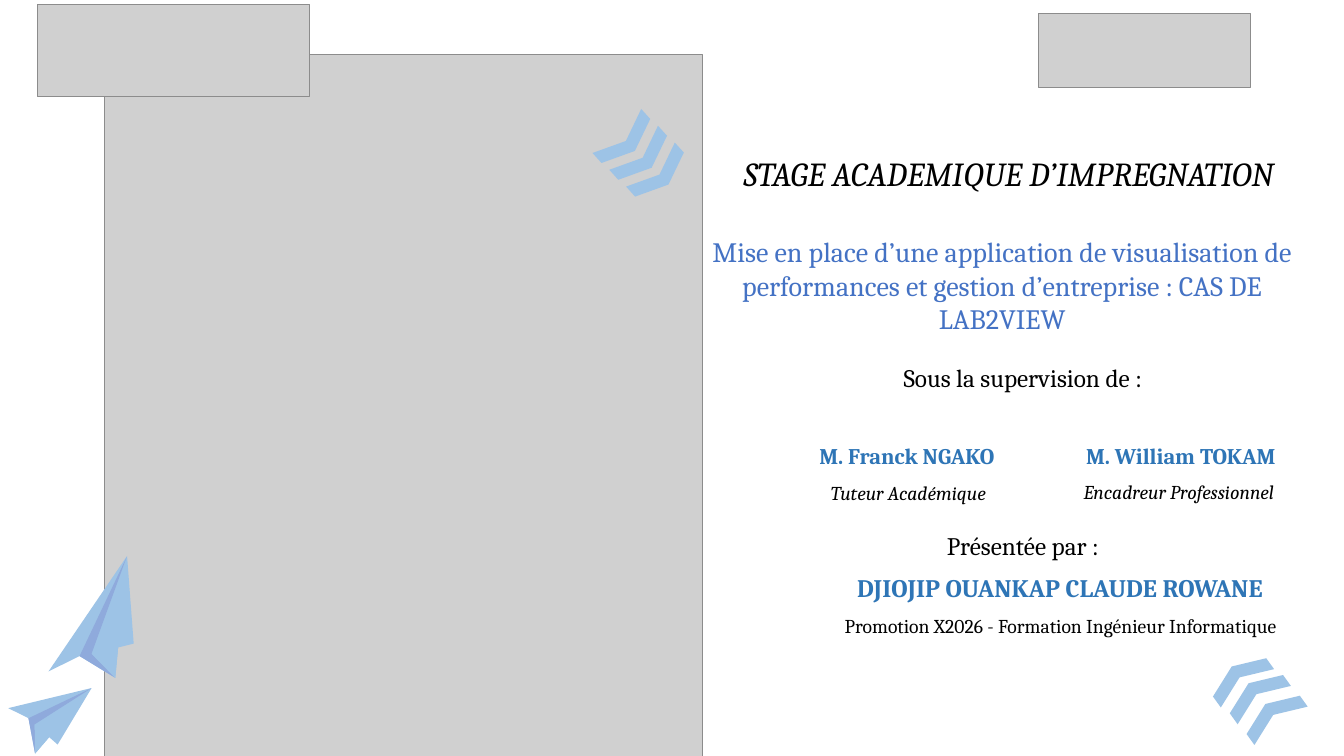
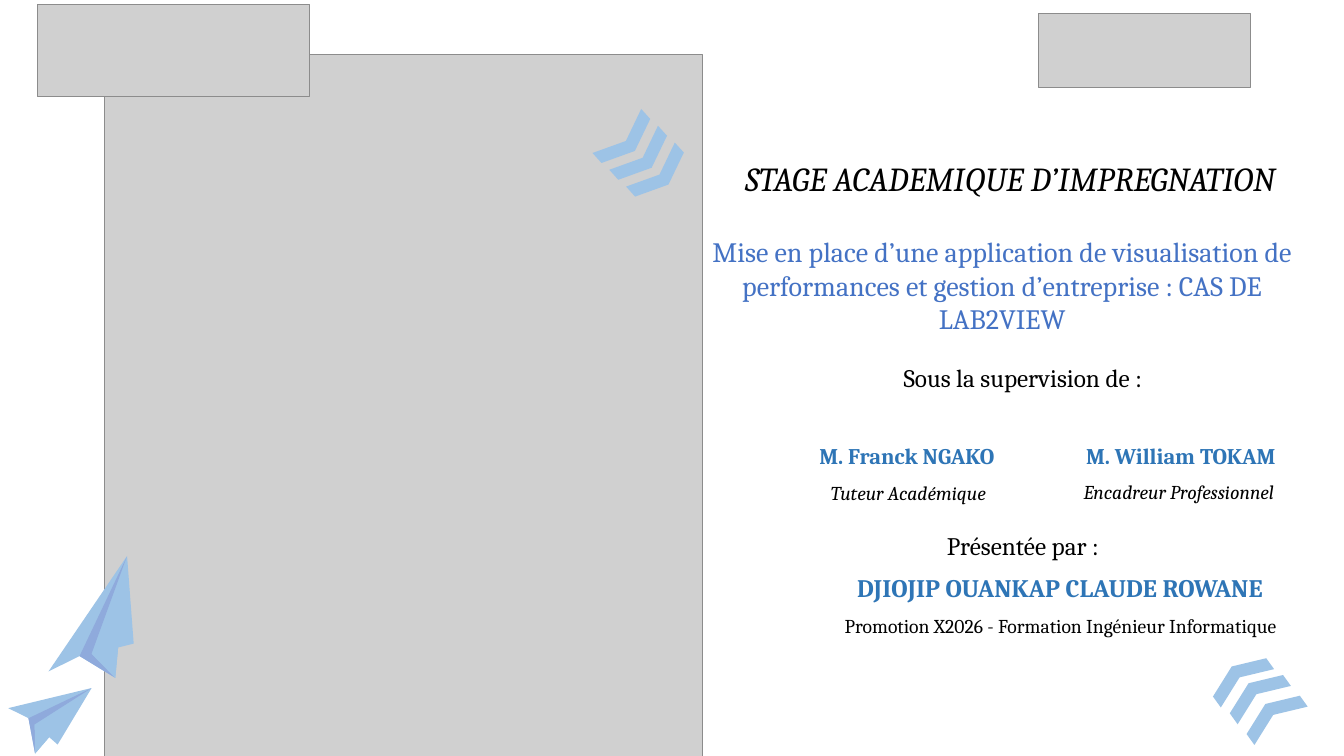
Before and after one commit to Claude127/stageX2, a slide deck: slide 1 of Presentation1.pptx. Drawn at 1344x756 pixels with LibreOffice and Linux fonts; fonts in the diff are those of the drawing; grey boxes stand for pictures. Boxes give left, top, right and bottom in pixels: in the first picture for what was removed or moved away, otherwise in the second. Text is boxed around its words. In the diff, an @@ line names an element or a change of style, - is before the commit and + after.

```diff
--- a/Presentation1.pptx
+++ b/Presentation1.pptx
@@ text "STAGE ACADEMIQUE D’IMPREGNATION": place and size @@
-text "STAGE ACADEMIQUE D’IMPREGNATION" at <box>744,163,1273,192</box>
+text "STAGE ACADEMIQUE D’IMPREGNATION" at <box>745,168,1275,197</box>
```
Also in this commit, not shown: 5 other slides changed, 1 slide added, 1 other file.
